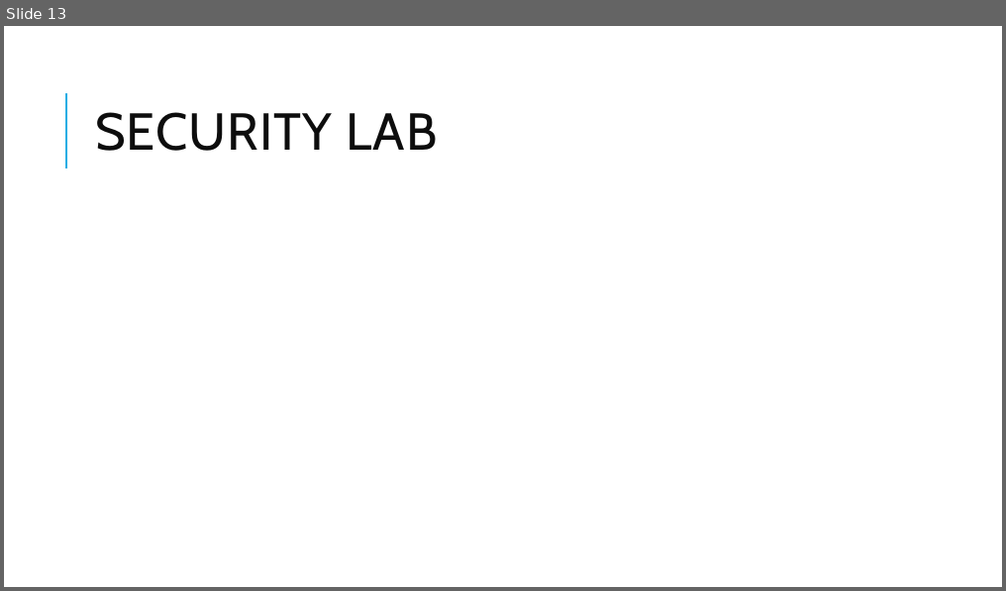
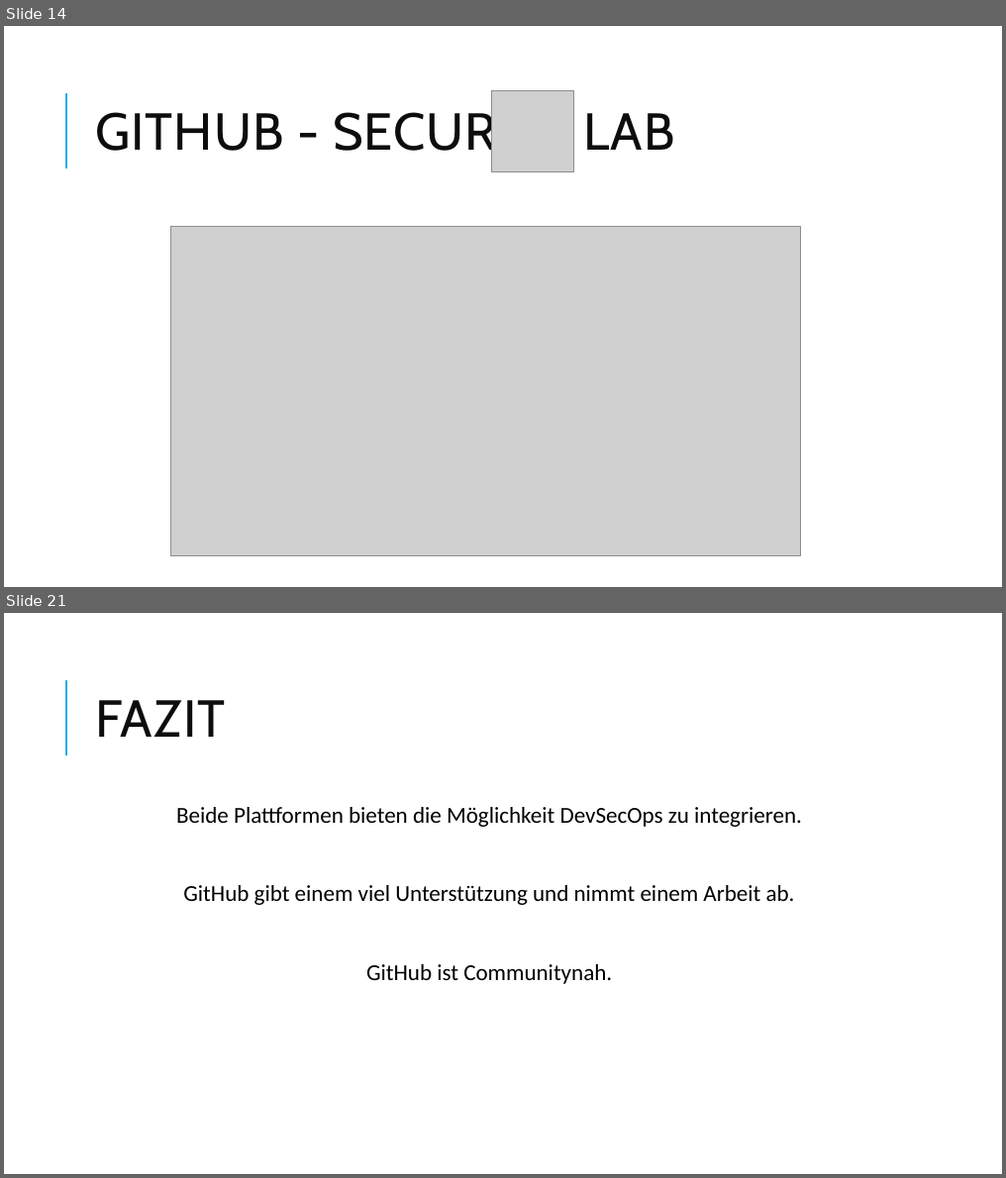
Before and after one commit to FlowBYRN/DevSecOps, a slide deck: DevSecOps-Präsentation.pptx. Shown one above the other, each under a label of ours: slide 13 before the commit, slides 14 and 21 after it; the slides between them are not shown. The pictures are 1006x591 and 1006x1178 pixels, drawn with LibreOffice and Linux fonts; fonts in the diff are those of the drawing; grey boxes stand for pictures. Boxes give left, top, right and bottom in pixels: in the first picture for what was removed or moved away, otherwise in the second. Text is boxed around its words. In the diff, an @@ line names an element or a change of style, - is before the commit and + after.

```diff
--- a/DevSecOps-Präsentation.pptx
+++ b/DevSecOps-Präsentation.pptx
@@ slide 21 added at [4, 613, 1002, 1174], background #FFFFFF; not listed: 1 template element that a slide beside it also shows @@
@@ title added at [95, 700, 225, 737], 50 pt, text #0D0D0D @@
+FAZIT
@@ text added at [176, 807, 802, 984], 22 pt, text #000000 @@
+  Beide Plattformen bieten die Möglichkeit DevSecOps zu integrieren.
+  GitHub gibt einem viel Unterstützung und nimmt einem Arbeit ab.
+  GitHub ist Communitynah.
@@ what was slide 13 is now slide 14 @@
@@ slide 14 changed as well @@
@@ title at [95, 106, 674, 162]: text changed @@
-SECURITY LAB
+GITHUB - SECURITY LAB
@@ picture added at [492, 91, 574, 172] @@
@@ picture added at [170, 227, 801, 556] @@
```
Also in this commit, not shown: 8 other slides changed, 7 other slides added, 7 slides removed, 10 other files.
